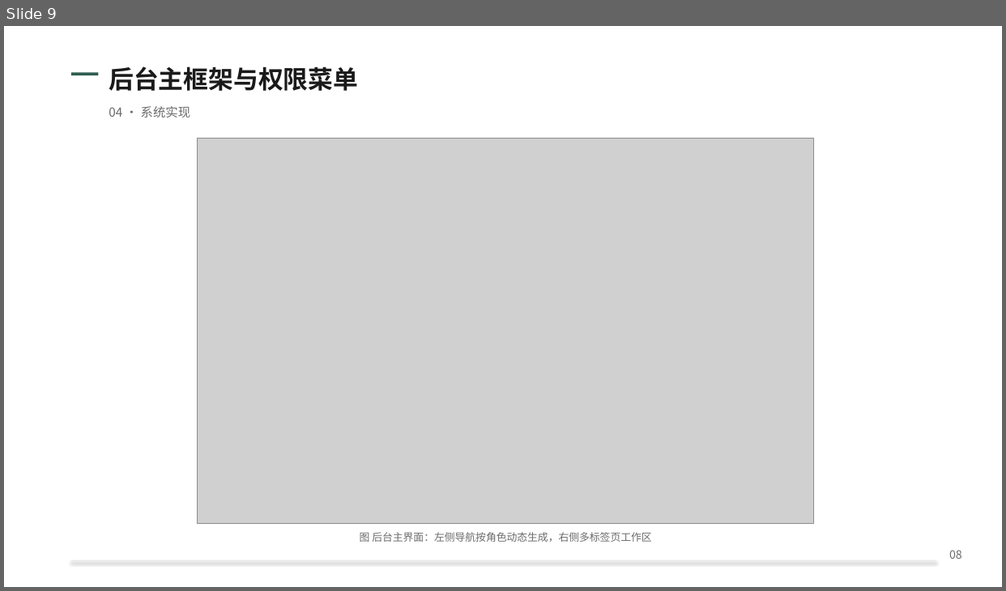
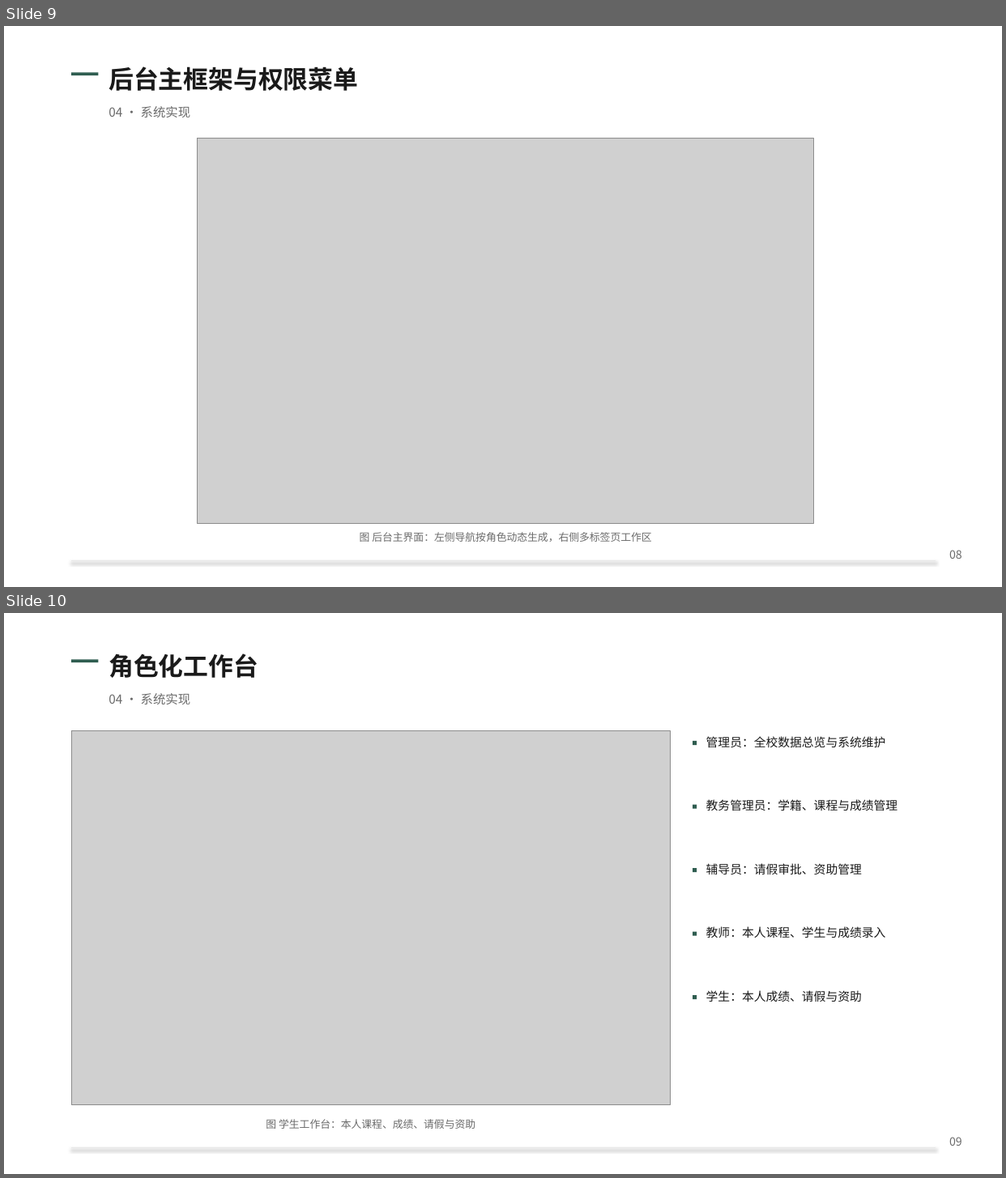
Before and after one commit to upbv/student, a slide deck: student-ms/docs/毕业答辩PPT.pptx. Shown one above the other, each under a label of ours: slide 9 before the commit, slides 9 and 10 after it. The pictures are 1006x591 and 1006x1178 pixels, drawn with LibreOffice and Linux fonts; fonts in the diff are those of the drawing; grey boxes stand for pictures. Boxes give left, top, right and bottom in pixels: in the first picture for what was removed or moved away, otherwise in the second. Text is boxed around its words. In the diff, an @@ line names an element or a change of style, - is before the commit and + after.

Commit message:
按角色提供差异化工作台，新增请假与资助模块
- 新增辅导员角色与学生账号体系：账号可绑定学生/教师记录
- 新增请假管理：学生申请、辅导员审批（批准/驳回/意见），请假天数自动计算
- 新增资助管理：辅导员维护助学金/奖学金/困难补助/勤工助学，学生查看本人资助
- 学生自助页面：我的成绩、我的请假、我的资助
- 教师工作台：我的授课、我的学生；成绩读写仅限本人所授课程（服务端校验）
- 登录后按角色进入不同工作台：管理员/教务（全校）、辅导员（学生事务）、教师（教学主页）、学生（学生主页）
- 数据库新增 ms_leave、ms_aid 两张表及示例数据，权限表扩展至 74 项
- 控制台切回时自动刷新，保证工作台数据及时更新
- 论文、答辩 PPT、任务执行记录同步更新（15 张表、14 个模块、5 类角色、25 个测试用例）

```diff
--- a/student-ms/docs/毕业答辩PPT.pptx
+++ b/student-ms/docs/毕业答辩PPT.pptx
@@ slide 10 added at (4,613,1002,1174), background #FFFFFF @@
@@ rectangle added at (71,659,98,662), fill #2F5D50 @@
@@ text added at (108,653,258,678), 24 pt, text #1A1A1A, bold @@
+角色化工作台
@@ text added at (108,693,191,705), 12 pt, text #6B6B6B @@
+04 · 系统实现
@@ picture added at (71,730,671,1105) @@
@@ rectangle added at (692,741,697,746), fill #2F5D50 @@
@@ text added at (706,736,886,747), 11.5 pt, text #1A1A1A @@
+管理员：全校数据总览与系统维护
@@ rectangle added at (692,805,697,809), fill #2F5D50 @@
@@ text added at (706,799,898,811), 11.5 pt, text #1A1A1A @@
+教务管理员：学籍、课程与成绩管理
@@ rectangle added at (692,868,697,873), fill #2F5D50 @@
@@ text added at (706,863,862,875), 11.5 pt, text #1A1A1A @@
+辅导员：请假审批、资助管理
@@ text added at (706,926,886,939), 11.5 pt, text #1A1A1A @@
+教师：本人课程、学生与成绩录入
@@ rectangle added at (692,932,697,936), fill #2F5D50 @@
@@ rectangle added at (692,995,697,1000), fill #2F5D50 @@
@@ text added at (706,990,862,1003), 11.5 pt, text #1A1A1A @@
+学生：本人成绩、请假与资助
@@ text added at (266,1119,475,1129), 10 pt, text #6B6B6B @@
+图 学生工作台：本人课程、成绩、请假与资助
@@ text added at (949,1137,962,1146), 11 pt, text #6B6B6B @@
+09
@@ line added from (71, 1148) to (936, 1148), #E8E8E8 0.75 pt @@
```
Also in this commit, not shown: 9 slides changed, 20 other files.
